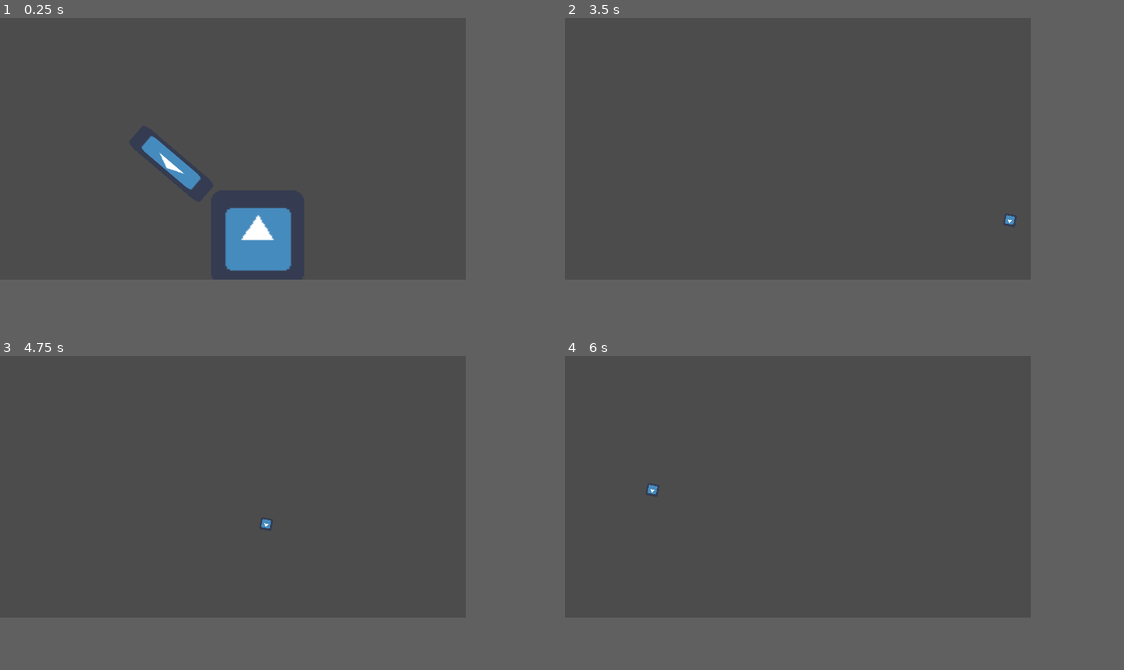
Above: before the commit, frames 1-4 (two rows, left to right).
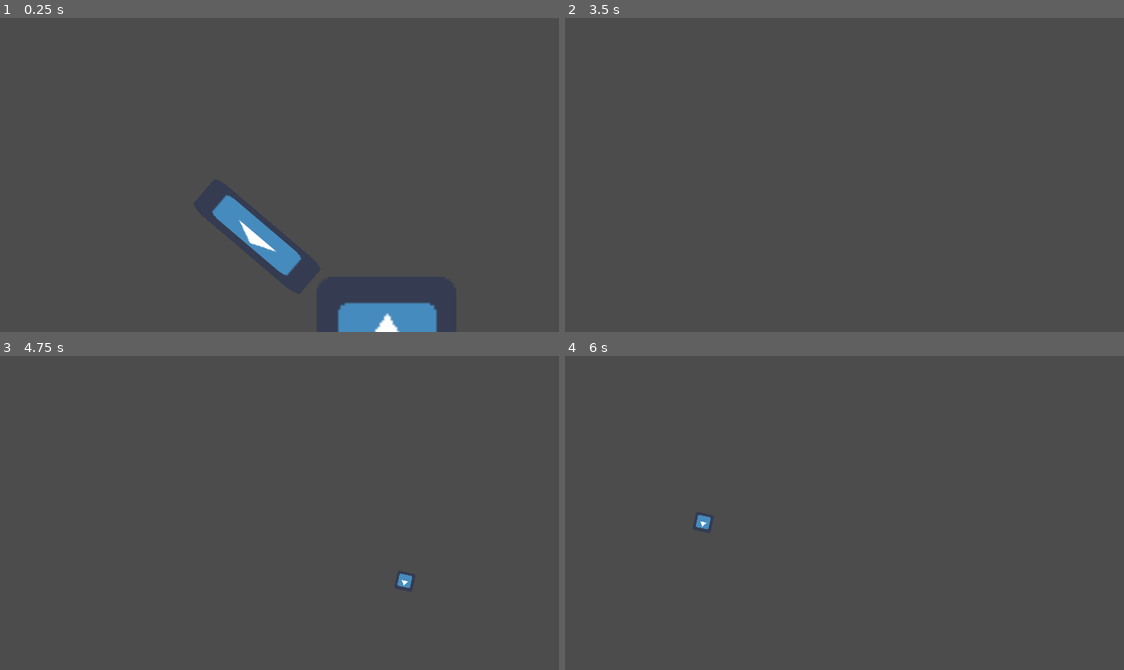
Above: after the commit, the same moments.

Repository: BytePlayersStudio/LD44
Game: Godot game, scene res://Scenes/Level1.tscn
Same seed, same stepped clock (60 frames per second), same inputs: the game is played once before the commit and once after it. The engine's default icon, where the game draws it, is replaced by a stand-in: a white triangle on a blue panel in a dark square.
Inputs (mouse positions are in pixels of both pictures, inside the frame that each line leads up to):
- Up to frame 1 (0.25 s): no input
- Up to frame 2 (3.5 s): tap Enter at 0.5, 2.75 s; move the mouse to (900, 137) at 0.52 s; hold D (move_right) 0.53-1.28 s; click (900, 137) at 0.6 s; move the mouse to (704, 162) at 1.27 s; hold S (move_down) 1.28-2.03 s; click (704, 162) at 1.35 s; tap Space at 2 s; move the mouse to (844, 90) at 2.02 s; hold D (move_right) 2.03-2.78 s; click (844, 90) at 2.1 s; move the mouse to (777, 200) at 2.77 s; hold W (move_up) from 2.78 s (still down); click (777, 200) at 2.85 s
- Up to frame 3 (4.75 s): move the mouse to (374, 525) at 3.52 s; release W (move_up) at 3.53 s; hold A (move_left) from 3.53 s (still down); click (374, 525) at 3.6 s; move the mouse to (95, 447) at 4.27 s; click (95, 447) at 4.35 s
- Up to frame 4 (6 s): move the mouse to (822, 487) at 5.02 s; release A (move_left) at 5.03 s; hold S (move_down) 5.03-5.78 s; click (822, 487) at 5.1 s; move the mouse to (727, 421) at 5.77 s; hold D (move_right) from 5.78 s (still down); click (727, 421) at 5.85 s
In our replay, the window is 640x360 before the commit and 768x432 after it. These sizes can differ from the game's own. Grey fills any space a smaller window leaves; there, only what the larger window draws over its background counts as a difference.

The runs differ from the first frame. In frame 1, 4.2% of the frame differs, in the area x 25-79%, y 37-100%; in frame 2, less than 0.1%; in frame 3, 0.1%; in frame 4, 0.1%.

Commit message:
Set resolution to 256x144

Diff:
--- a/LD44/project.godot
+++ b/LD44/project.godot
@@ -38,8 +38,8 @@
 
 [display]
 
-window/size/width=320
-window/size/height=180
+window/size/width=256
+window/size/height=144
 window/size/test_width=1280
 window/size/test_height=720
 window/stretch/mode="2d"
